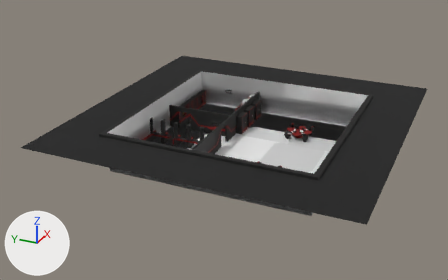
Renders of the FBX model Assets/Models/Rooms/Armory/Armory_Room.fbx from each side of a commit.
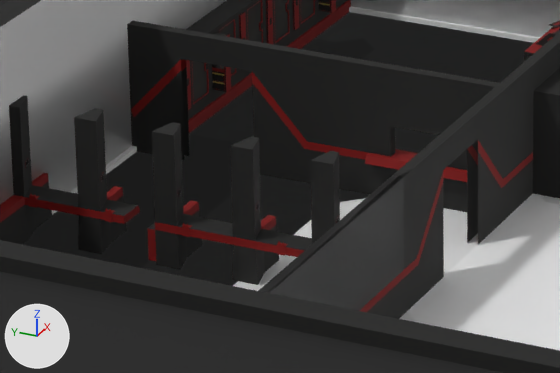
Old and new are each drawn whole from a 50 mm lens placed at (-107.7, -243.4, 54.9), pointed at (-2.6, -196.1, 2.3) and again close up on the part from 33% to 54% of the width and 36% to 58% of the height. Every picture has the same lights, and +X, +Y and +Z are marked at lower left. The first two pictures are the older version. Where no turn or scale is listed for an object, it has been applied to the vertices. Vertices at exactly the same position are counted once.

In view in the first close-up: 'Room_1x1x1.001'.
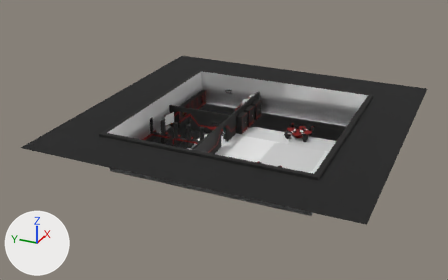
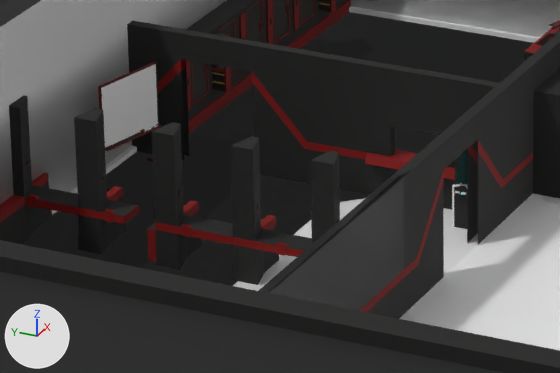
Commit message: Armory fix

Pixel boxes (x1, y1, x2, y2) of what changed, in the close-ups (560 x 373 px):
```json
{"part": 1, "of": "me_плоскость_007", "change": "added", "after": [452, 87, 507, 229]}
{"part": 2, "of": "me_плоскость_007", "change": "added", "after": [98, 62, 162, 191]}
```

Edits to the scene script, one JSON object a line:
```json
{"op": "add", "block": "mat_col__recreaction", "code": ["mat_col__recreaction = principled_material('col. Recreaction')", "mat_col__recreaction.base_color = (0.8, 0.236, 0.0155)  # orange #e78521", "mat_col__recreaction.metallic = 0.2"]}
{"op": "add", "block": "mat_col__security", "code": ["mat_col__security = principled_material('col. Security')", "mat_col__security.base_color = (0.0192, 0.026, 0.349)  # blue #262d9f", "mat_col__security.metallic = 0.2", "mat_col__security.roughness = 0.8"]}
{"op": "add", "block": "mat_col__hibernation", "code": ["mat_col__hibernation = principled_material('col. Hibernation')", "mat_col__hibernation.base_color = (0.0, 1.0, 0.951)  # cyan #00fff9", "mat_col__hibernation.metallic = 0.2", "mat_col__hibernation.roughness = 0.8"]}
{"op": "add", "block": "mat_col__medical", "code": ["mat_col__medical = principled_material('col. Medical')", "mat_col__medical.base_color = (0.0382, 0.27, 0.0168)  # green #378e23", "mat_col__medical.metallic = 0.2", "mat_col__medical.roughness = 0.8"]}
{"block": "me_плоскость_007", "where": "# used by ob_room_1x1x1_001; location = (0.0, -200.0, 0.0)"}
{"op": "remove", "block": "me_плоскость_007", "code": "me_плоскость_007.from_pydata(...)  # 5400 vertices, 4851 faces; spans x -31.0..31.0, y -31.0..31.0, z 0.0..8.0"}
{"op": "add", "block": "me_плоскость_007", "code": "me_плоскость_007.from_pydata(...)  # 5758 vertices, 5180 faces; spans x -31.0..31.0, y -31.0..31.0, z 0.0..8.0"}
{"block": "me_плоскость_007", "change": "me_плоскость_007 part 1: 198 vertices added at x 2.4..4.2, y 5.0..6.5, z 0.0..5.0"}
{"block": "me_плоскость_007", "change": "me_плоскость_007 part 2: 160 vertices added at x 0.1..3.3, y 18.0..19.8, z 0.0..4.0"}
{"op": "add", "block": "me_плоскость_007", "code": "me_плоскость_007.materials.append(mat_col__hibernation)  # cyan #00fff9"}
{"op": "add", "block": "me_плоскость_007", "code": "me_плоскость_007.materials.append(mat_col__security)  # blue #262d9f"}
{"op": "add", "block": "me_плоскость_007", "code": "me_плоскость_007.materials.append(mat_col__medical)  # green #378e23"}
{"op": "add", "block": "me_плоскость_007", "code": "me_плоскость_007.materials.append(mat_col__recreaction)  # orange #e78521"}
```
